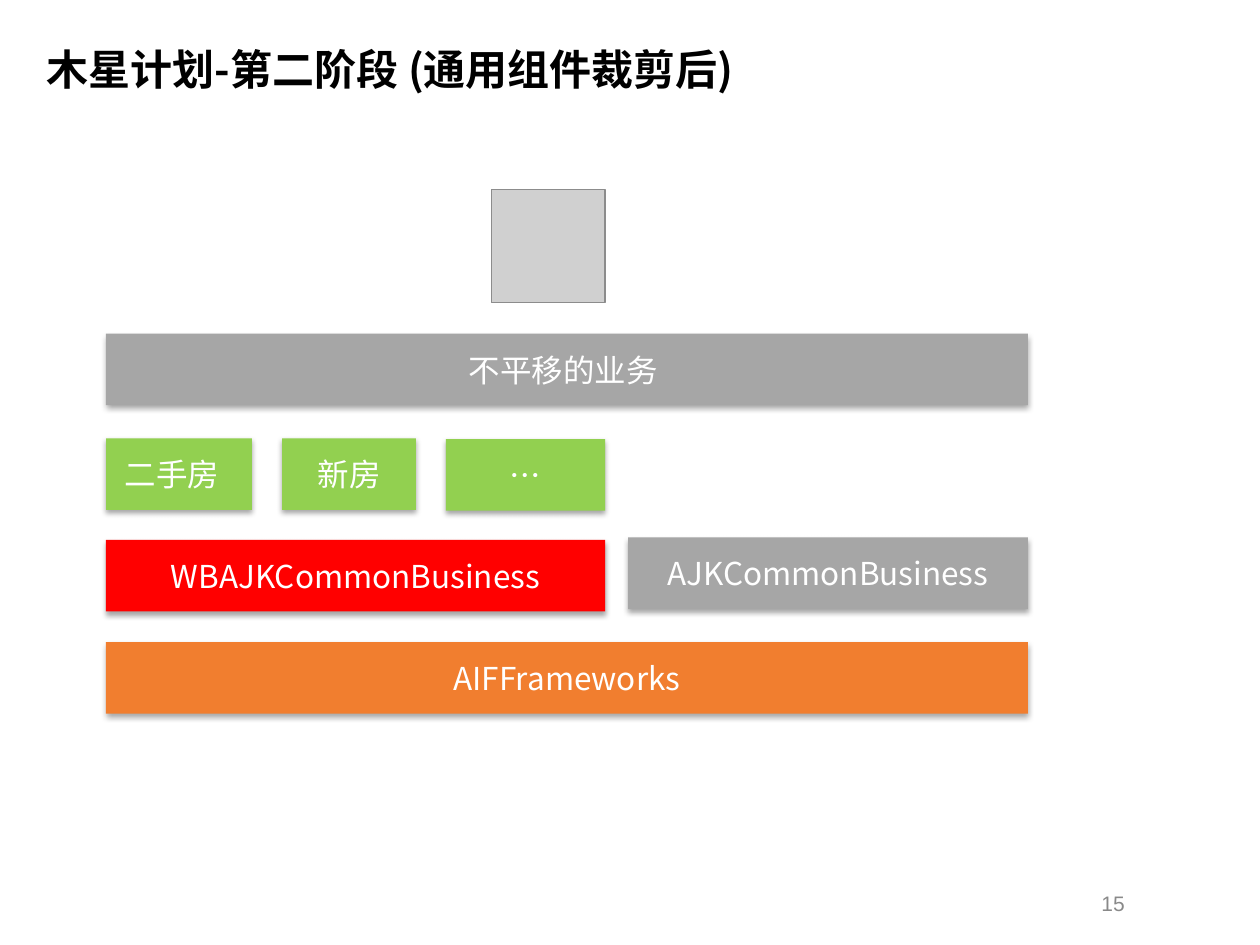
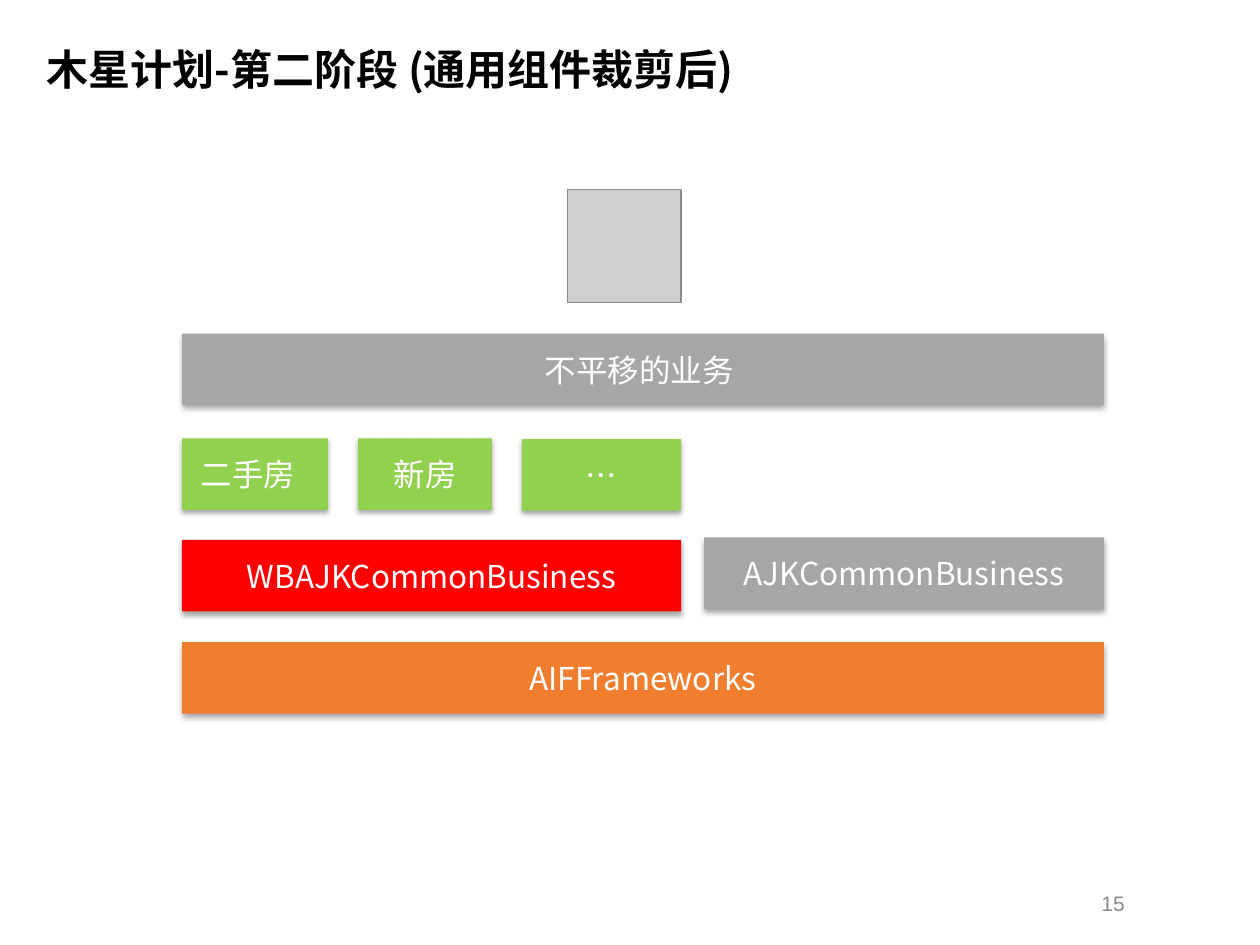
Before and after one commit to Geph0rce/Demo, a slide deck: slide 15 of documents/钱杰_2019年度总结述职报告.pptx. Drawn at 1260x945 pixels with LibreOffice and Linux fonts; fonts in the diff are those of the drawing; grey boxes stand for pictures; background and template pictures are left out. Boxes give left, top, right and bottom in pixels: in the first picture for what was removed or moved away, otherwise in the second. Text is boxed around its words. In the diff, an @@ line names an element or a change of style, - is before the commit and + after.

```diff
--- a/documents/钱杰_2019年度总结述职报告.pptx
+++ b/documents/钱杰_2019年度总结述职报告.pptx
@@ 7 rectangles, 1 picture: place and size @@
-7 rectangles, 1 picture at bbox=[106, 189, 1028, 714]
+7 rectangles, 1 picture at bbox=[181, 189, 1104, 714]
```
Also in this commit, not shown: 2 other slides changed, 4 slides added.
